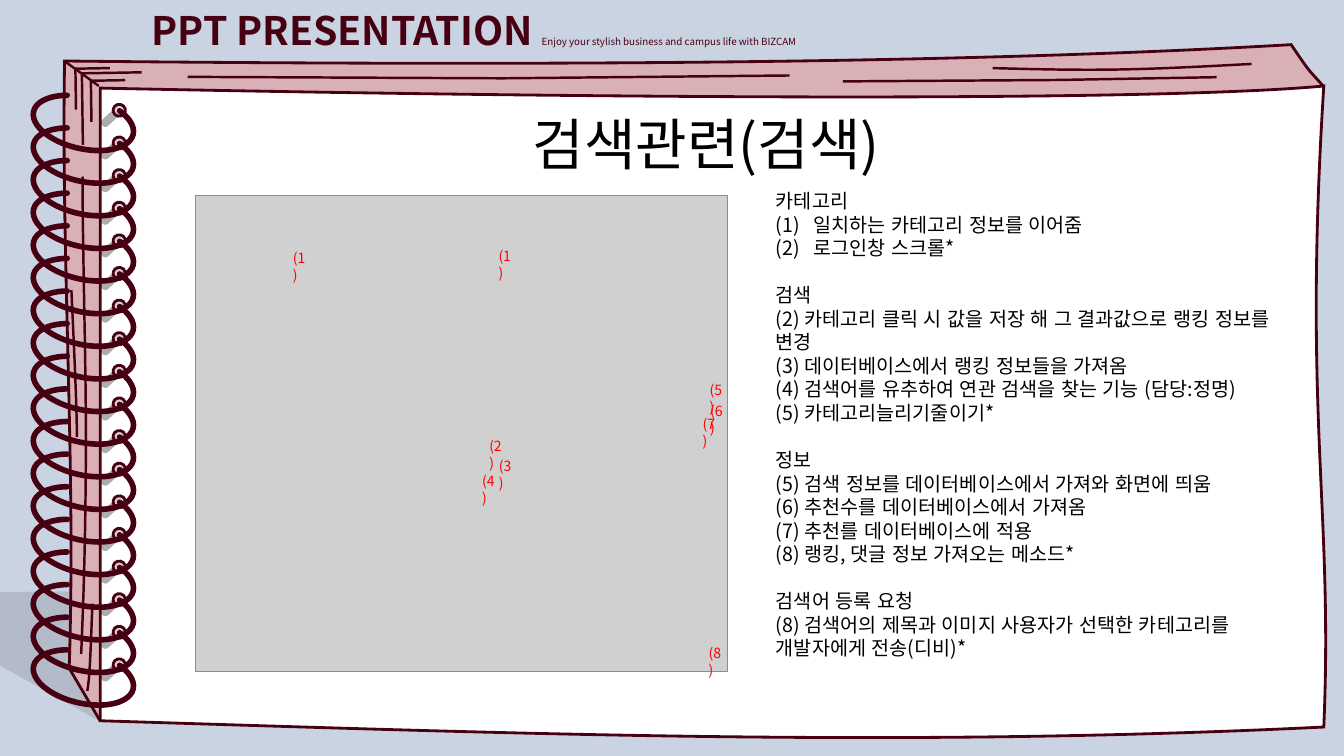
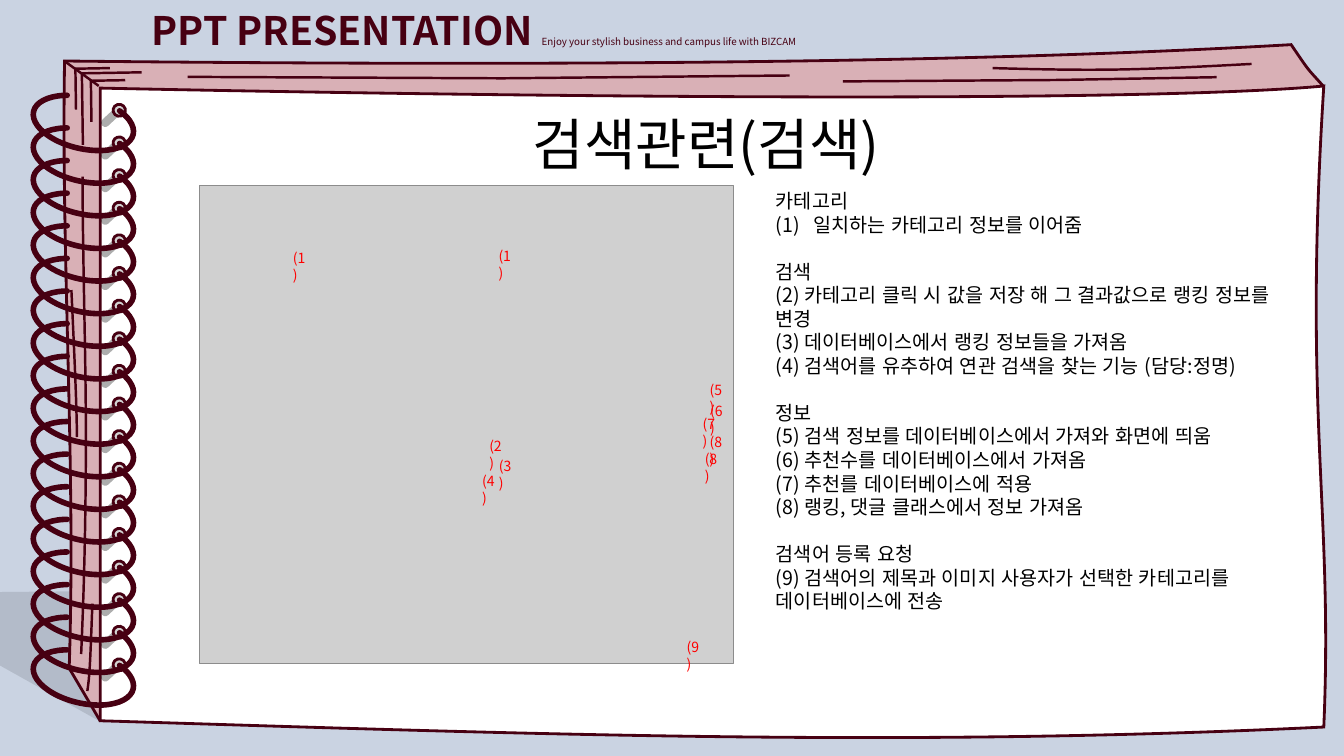
Before and after one commit to What-The-Pork/meeting-log, a slide deck: slide 20 of 클래스다이어그램/구현명세서(A조).pptx. Drawn at 1344x756 pixels with LibreOffice and Linux fonts; fonts in the diff are those of the drawing; grey boxes stand for pictures. Boxes give left, top, right and bottom in pixels: in the first picture for what was removed or moved away, otherwise in the second. Text is boxed around its words. In the diff, an @@ line names an element or a change of style, - is before the commit and + after.

Commit message:
클래스다이어그램

```diff
--- a/클래스다이어그램/구현명세서(A조).pptx
+++ b/클래스다이어그램/구현명세서(A조).pptx
@@ picture: place and size @@
-picture at box(196, 196, 728, 673)
+picture at box(200, 186, 734, 664)
@@ text at box(814, 238, 955, 257): paragraph removed @@
-(2) 로그인창 스크롤*
@@ text at box(776, 403, 995, 424): paragraph removed @@
-(5) 카테고리늘리기줄이기*
@@ text "(8)": place and size @@
-text "(8)" at box(709, 647, 721, 661)
+text "(8)" at box(710, 434, 722, 450)
@@ text added at box(705, 452, 717, 467), 10 pt, text #FF0000 @@
+(8)
@@ text at box(776, 494, 1084, 518): text changed @@
-(8) 랭킹, 댓글 정보 가져오는 메소드*
+(8) 랭킹, 댓글 클래스에서 정보 가져옴
@@ text at box(776, 568, 1229, 610): text changed @@
-(8) 검색어의 제목과 이미지 사용자가 선택한 카테고리를 개발자에게 전송(디비)*
+(9) 검색어의 제목과 이미지 사용자가 선택한 카테고리를 데이터베이스에 전송
@@ text added at box(687, 641, 699, 655), 10 pt, text #FF0000 @@
+(9)
```
Also in this commit, not shown: 3 other slides changed, 2 other files.
